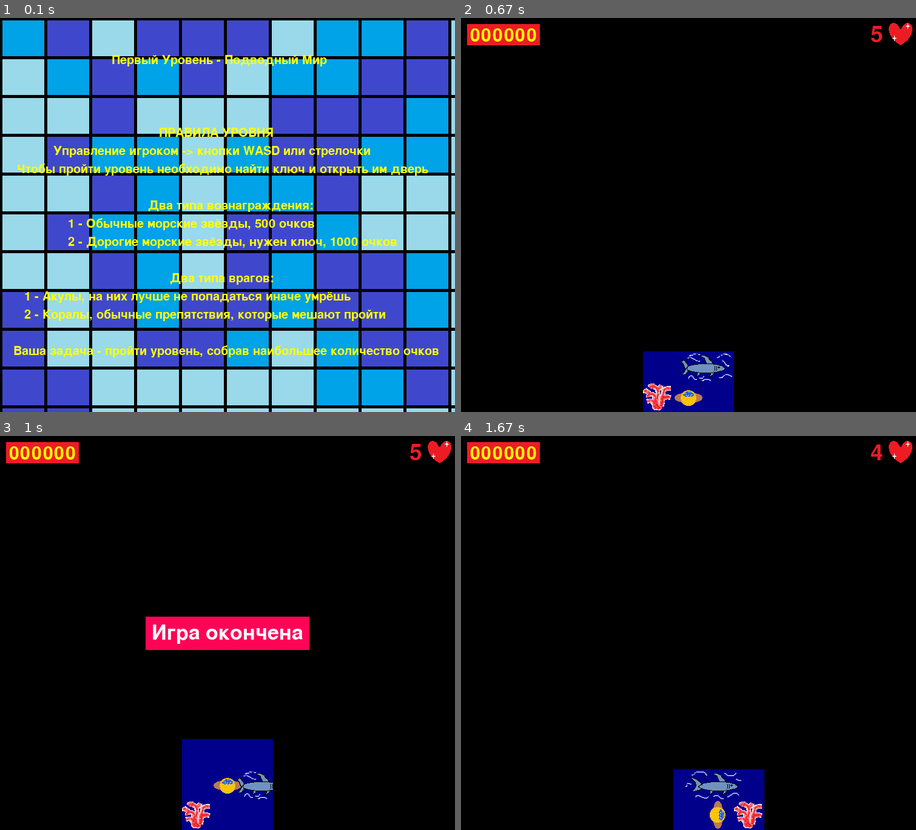
Above: before the commit, frames 1-4 (two rows, left to right).
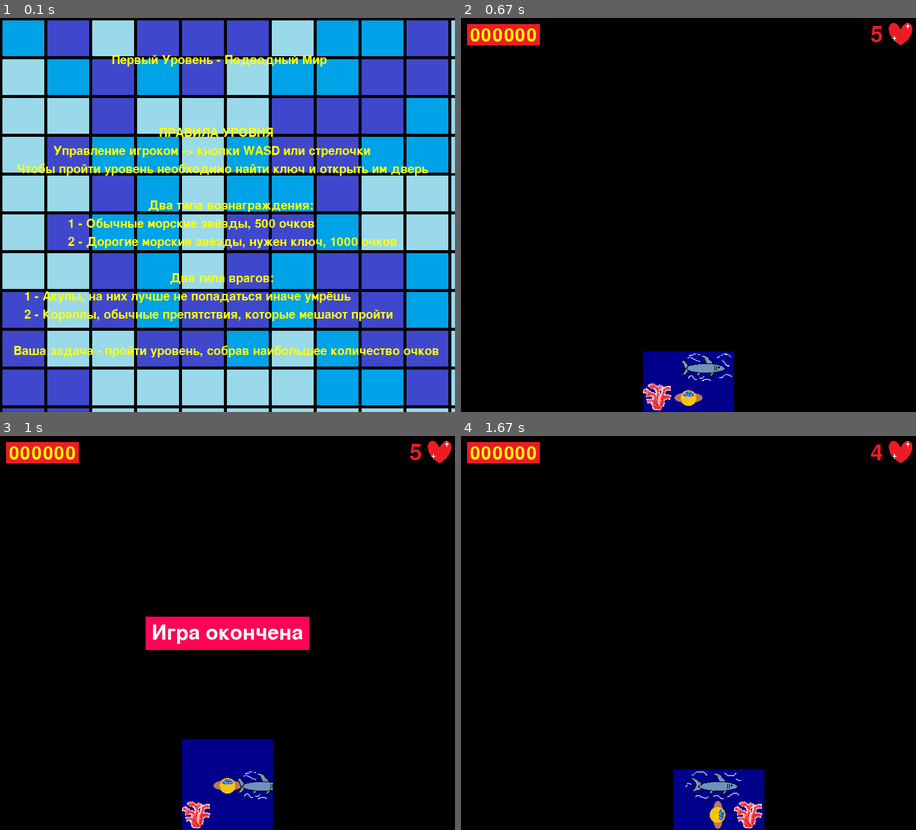
Above: after the commit, the same moments.

Repository: AZEN-SGG/PyGameProject
Game: pygame game, started from MainProgramm.py
The game is run twice, just before and just after one commit, with the same random seed, the same clock (stepped at 60 frames per second) and the same inputs.
Inputs:
- Up to frame 1 (0.1 s): no input
- Up to frame 2 (0.67 s): hold Right from 0.33 s (still down)
- Up to frame 3 (1 s): release Right at 0.8 s; hold Up from 0.83 s (still down)
- Up to frame 4 (1.67 s): release Up at 1.13 s; tap Space at 1.17, 1.57 s; hold Right from 1.5 s (still down)

The runs differ from the first frame. In frame 1, 0.7% of the frame differs, in the area x 17-87%, y 73-77%; in frame 2, nothing differs; in frame 3, nothing differs; in frame 4, nothing differs.

Commit message:
Кое что дописал

Diff:
--- a/FirstLevel.py
+++ b/FirstLevel.py
@@ -1,7 +1,7 @@
 import pygame
 import os
 from random import choice
-import sys
+from sys import exit
 
 WIDTH = 750
 HEIGHT = 650
@@ -717,7 +717,7 @@
         for event in pygame.event.get():
             # check for closing window
             if event.type == pygame.QUIT:
-                running = False
+                exit()
 
             if event.type == pygame.KEYDOWN:
                 if not faced_bool and not win_bool and not stop_bool:
--- a/MainProgramm.py
+++ b/MainProgramm.py
@@ -3,8 +3,8 @@
 import SecondLevel
 
 import pygame
-import sys
-import os
+from sys import exit
+from os import path
 
 WIDTH = 750
 HEIGHT = 650
@@ -13,7 +13,7 @@
 
 def load_image(name, color_key=None):
     name = "data/" + name
-    fullname = os.path.join(name)
+    fullname = path.join(name)
     try:
         image = pygame.image.load(fullname).convert()
     except pygame.error as message:
@@ -29,14 +29,18 @@
     return image
 
 
+# Функция выключает программу
 def terminate():
+    # Выключает pygame
     pygame.quit()
-    sys.exit()
+    # Выключает всю программу
+    exit()
 
 
 # Функция выводит правила игры
 # Нужно задать имя файла изображения, а также можно указать цвет текста
 def start_screen(text, fon_name: str, color: str = 'yellow'):
+    # Создаём фон
     fon = pygame.transform.scale(load_image(fon_name), (WIDTH, HEIGHT))
     screen.blit(fon, (0, 0))
     font = pygame.font.Font(None, 30)
@@ -72,7 +76,7 @@
               '                 2 - Дорогие морские звёзды, нужен ключ, 1000 очков', '',
               '                                             Два типа врагов:',
               "     1 - Акулы, на них лучше не попадаться иначе умрёшь",
-              '     2 - Коралы, обычные препятствия, которые мешают пройти', '',
+              '     2 - Кораллы, обычные препятствия, которые мешают пройти', '',
               '  Ваша задача - пройти уровень, собрав наибольшее количество очков']
 
 pygame.init()
@@ -117,6 +121,8 @@
               '  Ваша задача - пройти уровень, собрав наибольшее количество очков']
 
 start_screen(intro_text, 'ThirdLevelFon.png', 'brown')
-ThirdLevel.third_level(True, something)
+record: str = ThirdLevel.third_level(True, something)
+
+start_screen(record, 'RecordsFon.png')
 
 pygame.quit()
--- a/SecondLevel.py
+++ b/SecondLevel.py
@@ -1,5 +1,6 @@
 import pygame
 import os
+from sys import exit
 from random import choice
 
 WIDTH = 750
@@ -778,7 +779,7 @@
         for event in pygame.event.get():
             # check for closing window
             if event.type == pygame.QUIT:
-                running = False
+                exit()
 
             if event.type == pygame.KEYDOWN:
                 if not stop_bool and not win_bool:
--- a/ThirdLevel.py
+++ b/ThirdLevel.py
@@ -1,6 +1,7 @@
 import pygame
-import random
-import os
+from sys import exit
+from random import randint
+from os import path
 
 WIDTH: int = 750
 HEIGHT: int = 650
@@ -8,8 +9,8 @@
 
 number_frames: int = 0
 
-game_folder = os.path.dirname(__file__)
-data_folder = os.path.join(game_folder, 'data')
+game_folder = path.dirname(__file__)
+data_folder = path.join(game_folder, 'data')
 
 level: int = 3
 state_points: str = '000000'
@@ -51,6 +52,10 @@
                                                text_w + 20, text_h + 20), 1)
 
 
+def load_image(image: str):
+    return pygame.image.load(path.join(data_folder, image)).convert()
+
+
 # Функция отвечает за запись рекордов, которые происходят при выигрыше последнего третьего уровня
 def record():
     global score
@@ -72,14 +77,21 @@
     # Удаляем все элементы до оставшихся трёх самых больших рекордов
     text = text[:3]
 
+    records: str = ''
+
     # Открываем файл для записи
     file = open("record.txt", 'w')
     # Записываем поэлементно
     for element in text:
-        file.write(str(element).rjust(6, '0') + '\n')
+        records += str(element).rjust(6, '0') + '\n'
+
+    # records = records.rstrip('\n')
+    file.write(records)
 
     # Закрываем файл
     file.close()
+
+    return records
 
 
 # Отображает сообщение о выигрыше
@@ -228,7 +240,7 @@
         self.type = 'Enemy'  # Задаёт класс
 
         if speed == 0:
-            self.SPEED = random.randint(5, 7)
+            self.SPEED = randint(5, 7)
 
         else:
             self.SPEED = speed
@@ -508,30 +520,30 @@
 sprites = []
 coordinates = []  # В этой переменной содержаться координаты всех персонажей
 
-player_image = pygame.image.load(os.path.join(data_folder, 'bigger_player.png')).convert()
-player_left_image = pygame.image.load(os.path.join(data_folder, 'bigger_left_player.png')).convert()
-player_right_image = pygame.image.load(os.path.join(data_folder, 'bigger_right_player.png')).convert()
-player_back_image = pygame.image.load(os.path.join(data_folder, 'bigger_back_player.png')).convert()
+player_image = load_image('bigger_player.png')
+player_left_image = load_image('bigger_left_player.png')
+player_right_image = load_image('bigger_right_player.png')
+player_back_image = load_image('bigger_back_player.png')
 player = Player()
 
-heart_image = pygame.image.load(os.path.join(data_folder, 'heart.png')).convert()
+heart_image = load_image('heart.png')
 score = Score(screen)
 life = Life(725, 25, heart_image, screen, score)
 
 life_group.add(life)
 
-tumbleweed_image = pygame.image.load(os.path.join(data_folder, 'tumbleweed.png')).convert()
-tumbleweed_left_image = pygame.image.load(os.path.join(data_folder, 'tumbleweed_left.png')).convert()
-tumbleweed_back_image = pygame.image.load(os.path.join(data_folder, 'tumbleweed_back.png')).convert()
-tumbleweed_right_image = pygame.image.load(os.path.join(data_folder, 'tumbleweed_right.png')).convert()
-
-bullet_image = pygame.image.load(os.path.join(data_folder, 'bullet.png')).convert()
-
-right_robber_image = pygame.image.load(os.path.join(data_folder, 'right_robber.png')).convert()
-left_robber_image = pygame.image.load(os.path.join(data_folder, 'left_robber.png')).convert()
-
-cactus_image = pygame.image.load(os.path.join(data_folder, 'cactus.png')).convert()
-thorny_bush_image = pygame.image.load(os.path.join(data_folder, 'thorny_bush.png')).convert()
+tumbleweed_image = load_image('tumbleweed.png')
+tumbleweed_left_image = load_image('tumbleweed_left.png')
+tumbleweed_back_image = load_image('tumbleweed_back.png')
+tumbleweed_right_image = load_image('tumbleweed_right.png')
+
+bullet_image = load_image('bullet.png')
+
+right_robber_image = load_image('right_robber.png')
+left_robber_image = load_image('left_robber.png')
+
+cactus_image = load_image('cactus.png')
+thorny_bush_image = load_image('thorny_bush.png')
 
 # Создаю восемь объектов класса перекати поел которые средние
 first_tumbleweed = Tumbleweed(0, 375, 'Right', 6)
@@ -570,11 +582,11 @@
 fourth_fifth_tumbleweed = Tumbleweed(525, 525, 'Right', 10)
 fourth_sixth_tumbleweed = Tumbleweed(575, 525, 'Right', 10)
 
-key_image = pygame.image.load(os.path.join(data_folder, 'key.png')).convert()
+key_image = load_image('key.png')
 key = Key(475, 25)
 
-point_image = pygame.image.load(os.path.join(data_folder, 'point.png')).convert()
-white_image = pygame.image.load(os.path.join(data_folder, 'white.png')).convert()  # Белое изображение нужно для очков
+point_image = load_image('point.png')
+white_image = load_image('white.png')  # Белое изображение нужно для очков
 point = Point(75, 625, 1000)
 high_point = Point(675, 175, 4000, key)
 
@@ -777,7 +789,7 @@
         for event in pygame.event.get():
             # check for closing window
             if event.type == pygame.QUIT:
-                running = False
+                exit()
 
             if event.type == pygame.KEYDOWN:
                 if not faced_bool and not win_bool and not stop_bool:
@@ -799,7 +811,7 @@
                 else:
                     if event.key == pygame.K_SPACE:
                         if win_bool:
-                            running = False
+                            return record()
 
                         if faced_bool:
                             if life.life == '0':
@@ -838,7 +850,6 @@
 
         if win_bool:
             win()
-            record()
 
         number_frames += 1
         # После отрисовки всего, переворачиваем экран
--- a/record.txt
+++ b/record.txt
@@ -1,3 +1,3 @@
+010000
 004000
 004000
-004000
Binary file added: data/RecordsFon.png
